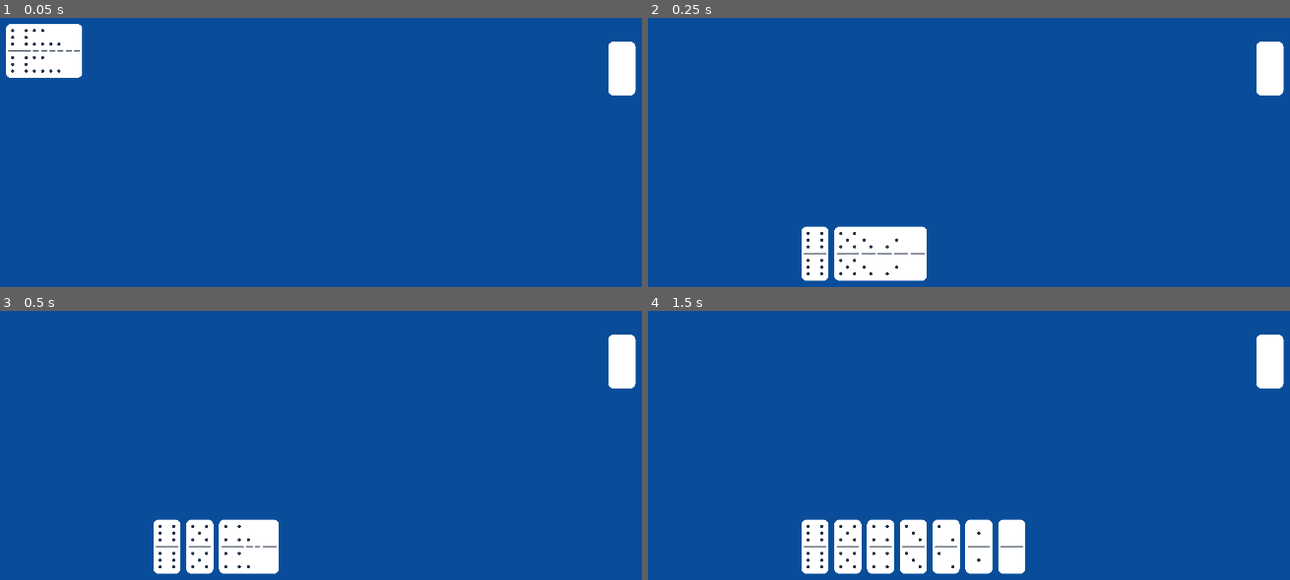
Above: before the commit, frames 1-4 (two rows, left to right).
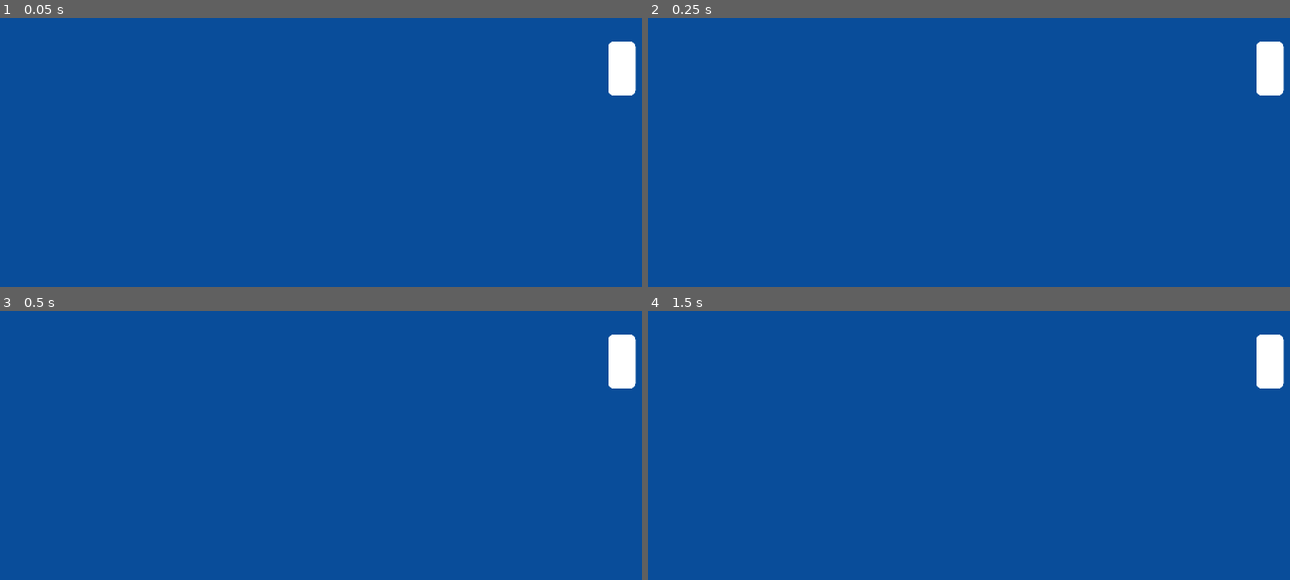
Above: after the commit, the same moments.

Repository: lenny015/capstone-game
Game: Godot game, scene res://scenes/game_board.tscn
The game is run twice, just before and just after one commit, with the same random seed, the same clock (stepped at 60 frames per second) and the same inputs.
Inputs (mouse positions are in pixels of both pictures, inside the frame that each line leads up to):
- Up to frame 1 (0.05 s): no input
- Up to frame 2 (0.25 s): no input
- Up to frame 3 (0.5 s): no input
- Up to frame 4 (1.5 s): move the mouse to (1084, 340) at 0.52 s; click (1084, 340) at 0.67 s; move the mouse to (757, 383) at 1.27 s; click (757, 383) at 1.42 s

The runs differ from the first frame. In frame 1, 2.4% of the frame differs, in the area x 0-13%, y 2-23%; in frame 2, 3.8%; in frame 3, 3.6%; in frame 4, 6.0%, in the area x 23-59%, y 77-98%.

Commit message:
Add draw card from boneyard to player hand

Diff:
--- a/scenes/boneyard.tscn
+++ b/scenes/boneyard.tscn
@@ -1,11 +1,13 @@
-[gd_scene load_steps=3 format=3 uid="uid://byji2xvai8u7w"]
+[gd_scene load_steps=4 format=3 uid="uid://byji2xvai8u7w"]
 
 [ext_resource type="Texture2D" uid="uid://de5tagbah8bo5" path="res://assets/domino/domino_backside.png" id="1_h71bg"]
+[ext_resource type="Script" uid="uid://bojlns0o12rb6" path="res://scripts/boneyard.gd" id="1_kggtv"]
 
 [sub_resource type="RectangleShape2D" id="RectangleShape2D_kggtv"]
 size = Vector2(66, 132)
 
 [node name="Boneyard" type="Node2D"]
+script = ExtResource("1_kggtv")
 
 [node name="Sprite2D" type="Sprite2D" parent="."]
 position = Vector2(1830, 540)
@@ -14,6 +16,8 @@
 
 [node name="Area2D" type="Area2D" parent="."]
 position = Vector2(1830, 540)
+collision_layer = 2
+collision_mask = 2
 
 [node name="CollisionShape2D" type="CollisionShape2D" parent="Area2D"]
 scale = Vector2(1, 0.9999999)
--- a/scenes/game_board.tscn
+++ b/scenes/game_board.tscn
@@ -23,4 +23,3 @@
 script = ExtResource("2_3wu0g")
 
 [node name="Boneyard" parent="." instance=ExtResource("3_mq2xb")]
-script = null
--- /dev/null
+++ b/scripts/boneyard.gd
@@ -0,0 +1,41 @@
+extends Node2D
+
+const DOMINO_SCENE_PATH = "res://scenes/domino.tscn"
+const MAX_HAND_SIZE = 7
+
+var domino_pool: Array = []
+
+@onready var player_hand = get_node("../PlayerHand")
+@onready var area_2d = $Area2D
+
+func _ready():
+	_generate_all_dominoes()
+
+func _generate_all_dominoes():
+	domino_pool.clear()
+	for left in range(7):
+		for right in range(left, 7):
+			domino_pool.append([left, right])
+	domino_pool.shuffle()
+
+func _input(event):
+	if event is InputEventMouseButton and event.button_index == MOUSE_BUTTON_LEFT and event.pressed:
+		var space = get_world_2d().direct_space_state
+		var params = PhysicsPointQueryParameters2D.new()
+		params.position = get_global_mouse_position()
+		params.collide_with_areas = true
+		params.collision_mask = 2
+		var result = space.intersect_point(params)
+		if result.size() > 0:
+			draw_domino()
+
+func draw_domino():
+	if domino_pool.is_empty():
+		print("Boneyard empty")
+		return
+	if player_hand.player_hand.size() >= MAX_HAND_SIZE:
+		print("Hand full")
+		return
+
+	var values = domino_pool.pop_back()
+	player_hand.add_domino_to_hand_from_values(values[0], values[1])
--- a/scripts/player_hand.gd
+++ b/scripts/player_hand.gd
@@ -14,16 +14,31 @@
 	center_screen_x = get_viewport().size.x / 2
 	hand_y_pos = get_viewport().size.y * 0.92
 
+	# Hand empty
+
+func add_domino_to_hand_from_values(left: int, right: int):
+	if player_hand.size() >= HAND_COUNT:
+		return
+
 	var domino_scene = preload(DOMINO_SCENE_PATH)
-	for i in range(HAND_COUNT):
-		var new_domino = domino_scene.instantiate()
-		domino_manager.add_child(new_domino)
-		new_domino.name = "Domino" + str(i)
+	var new_domino = domino_scene.instantiate()
+	domino_manager.add_child(new_domino)
+	new_domino.name = "Domino_" + str(left) + "_" + str(right)
 
-		var domino_area = new_domino.get_node("Area2D")
-		domino_area.set_values(i, i)
+	var boneyard = get_node("../Boneyard")
+	new_domino.position = boneyard.get_node("Area2D").global_position
 
-		add_domino_to_hand(new_domino)
+	var domino_area = new_domino.get_node("Area2D")
+	domino_area.set_values(left, right)
+
+	domino_area.collision_layer = 0
+	domino_area.collision_mask = 0
+
+	add_domino_to_hand(new_domino)
+
+	await get_tree().create_timer(0.4).timeout
+	domino_area.collision_layer = 1
+	domino_area.collision_mask = 1
 
 func add_domino_to_hand(domino):
 	player_hand.insert(0, domino)
Not shown, added: scripts/boneyard.gd.uid
